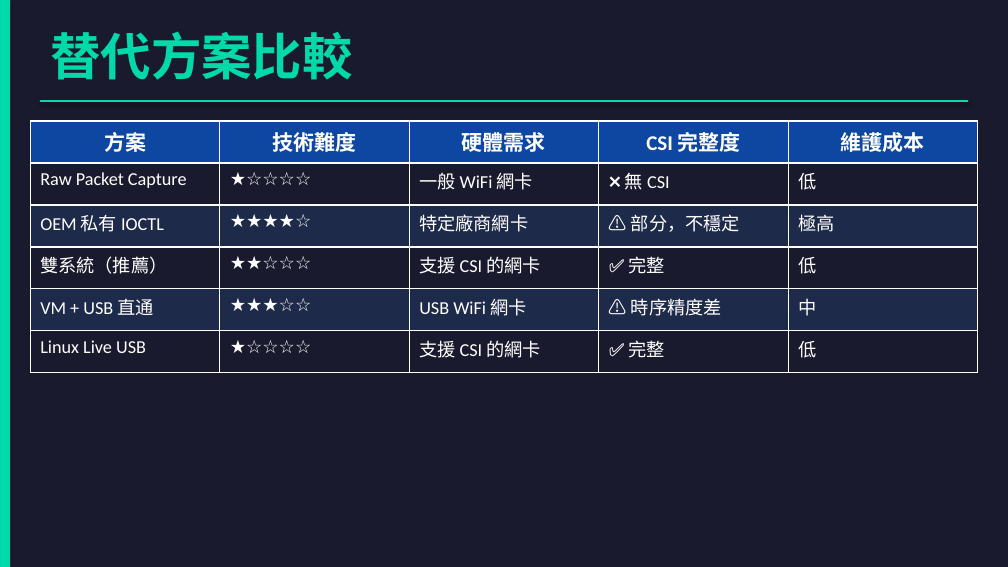
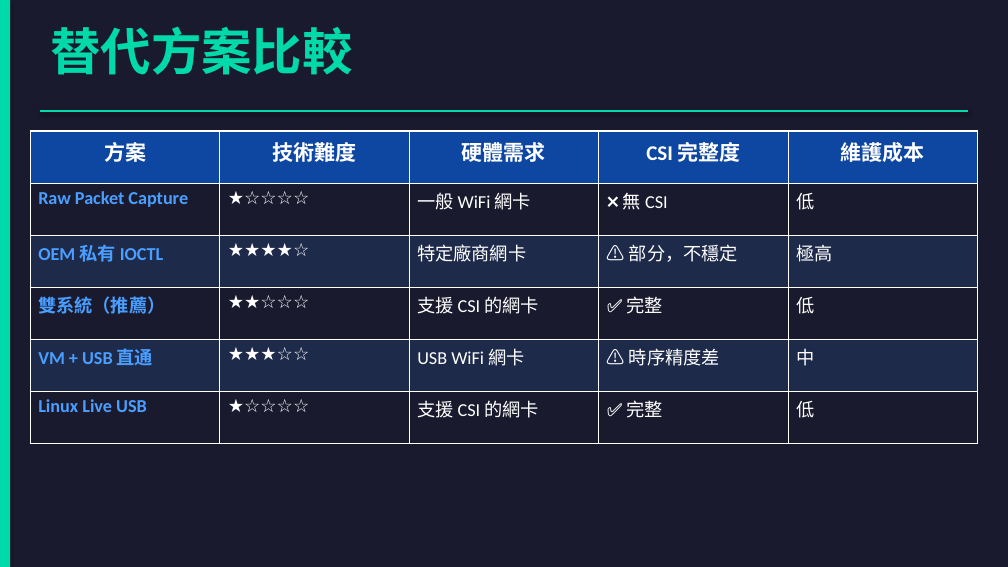
Before and after one commit to jacky92219-cell/network-ppt-project, a slide deck: slide 24 of output/network-card-csi.pptx. Drawn at 1008x567 pixels with LibreOffice and Linux fonts; fonts in the diff are those of the drawing. Boxes give left, top, right and bottom in pixels: in the first picture for what was removed or moved away, otherwise in the second. Text is boxed around its words. In the diff, an @@ line names an element or a change of style, - is before the commit and + after.

```diff
--- a/output/network-card-csi.pptx
+++ b/output/network-card-csi.pptx
@@ text "替代方案比較": place and size @@
-text "替代方案比較" at [50, 31, 352, 80]
+text "替代方案比較" at [50, 26, 352, 75]
@@ line moved from (40, 101) - (968, 101) to (40, 111) - (968, 111) @@
@@ table at [30, 131, 978, 444] @@
@@ text colour #FFFFFF to #4A9EFF, bold on in "Raw Packet Capture", "OEM 私有 IOCTL", "雙系統（推薦）", "VM + USB 直通" and 1 more places @@
@@ table: place and size @@
-table at [30, 121, 978, 373]
+table at [30, 131, 978, 444]
```
Also in this commit, not shown: 28 other slides changed, 1 other file.
